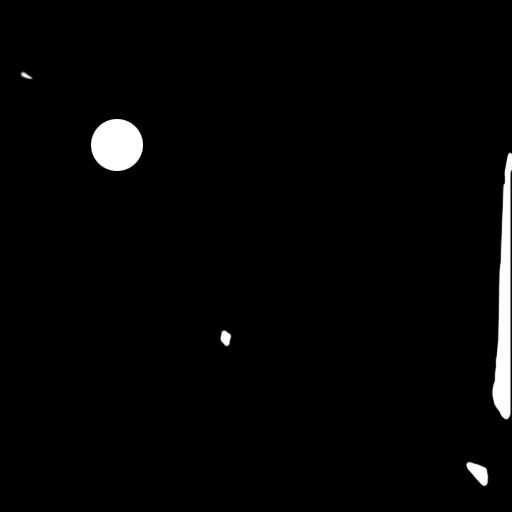
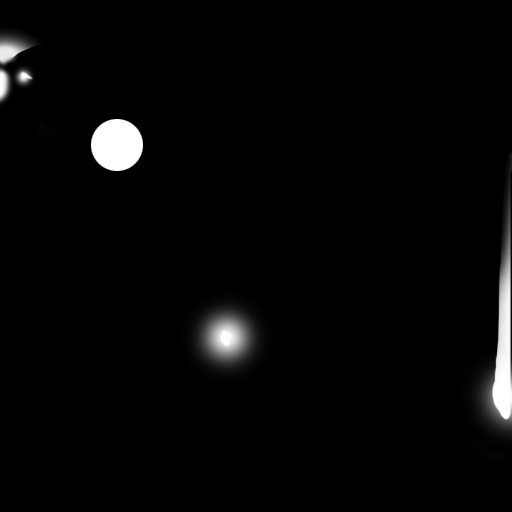
Layer changes from the first w=512, h=512 image to the second:
added layer "Layer 13" above "Layer 12" over (463, 152, 512, 487)
added layer "Layer 11" above "Layer 7" over (0, 104, 47, 142)
added layer "Layer 10" above "Layer 9" over (0, 27, 43, 78)
added layer "Layer 9" above "Layer 8" over (10, 63, 36, 91)
added layer "Layer 8" above "Layer 6" over (0, 62, 15, 107)
added layer "Layer 6" above "Layer 5" over (183, 288, 512, 487)
painted on "Layer 5" over (183, 152, 512, 487)
removed layer "Layer 2" over (183, 152, 512, 487)
added layer "arthur_01" over (0, 27, 512, 487)
